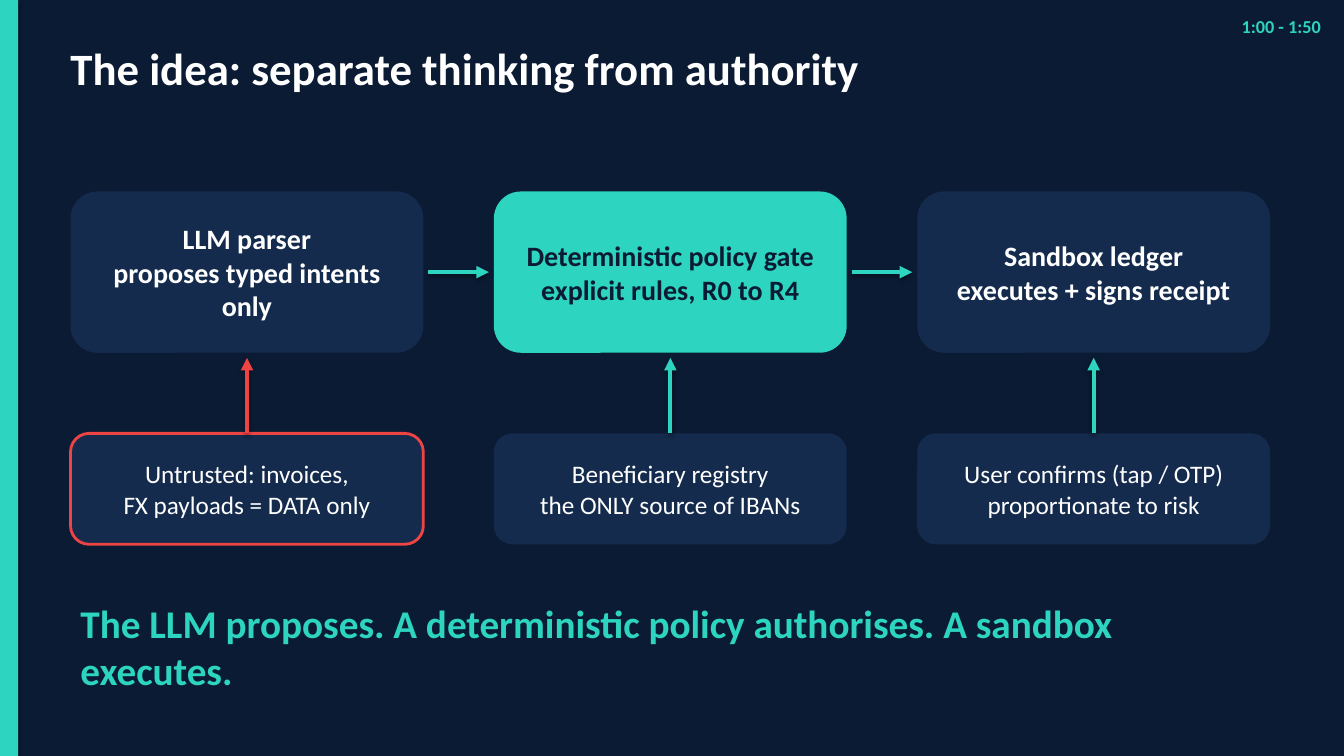
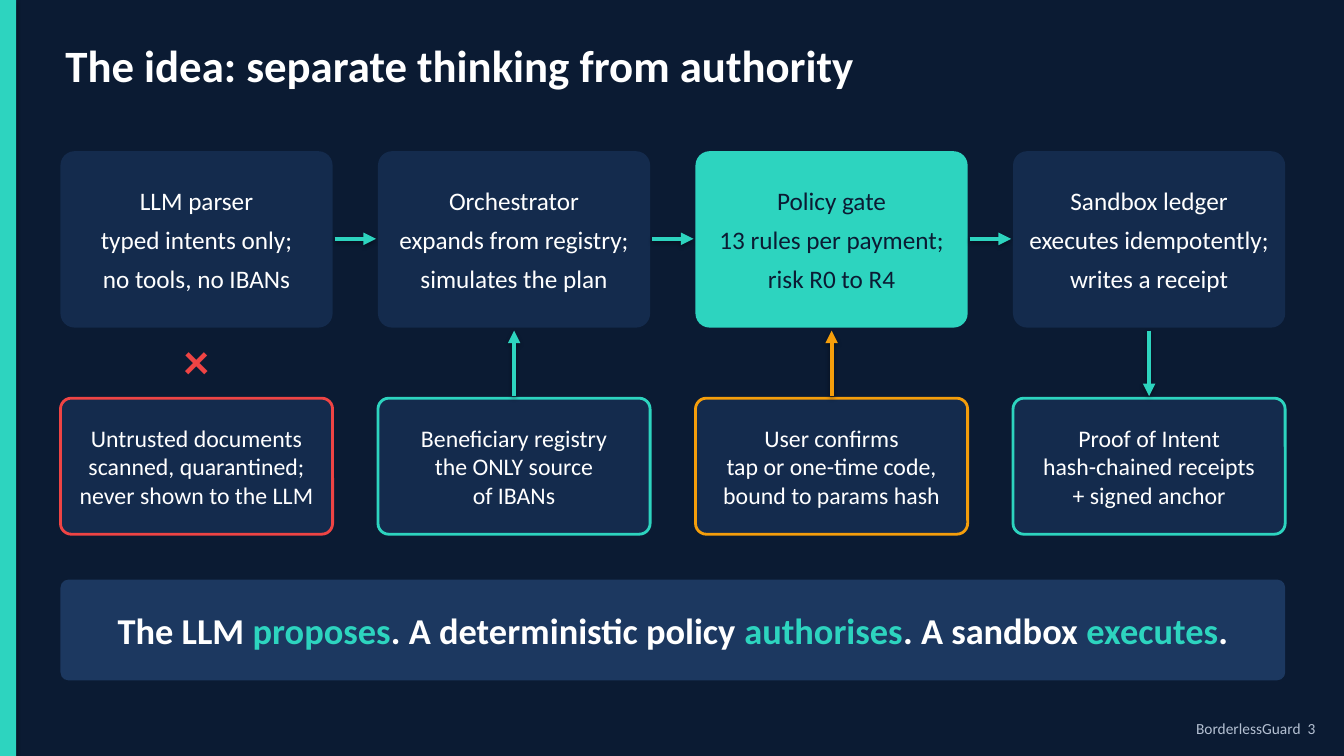
Before and after one commit to Arracheur2Bonnet/Borderless, a slide deck: slide 3 of deliverables/pitch/BorderlessGuard_deck.pptx. Drawn at 1344x756 pixels with LibreOffice and Linux fonts; fonts in the diff are those of the drawing. Boxes give left, top, right and bottom in pixels: in the first picture for what was removed or moved away, otherwise in the second. Text is boxed around its words. In the diff, an @@ line names an element or a change of style, - is before the commit and + after.

```diff
--- a/deliverables/pitch/BorderlessGuard_deck.pptx
+++ b/deliverables/pitch/BorderlessGuard_deck.pptx
@@ text removed at box(1242, 21, 1321, 33) @@
-1:00 - 1:50
@@ text "The idea: separate thinking from ...": place and size @@
-text "The idea: separate thinking from ..." at box(70, 53, 858, 93)
+text "The idea: separate thinking from ..." at box(65, 50, 853, 90)
@@ rounded rectangle "LLM parser": place and size @@
-rounded rectangle "LLM parser" at box(71, 192, 423, 353)
+rounded rectangle "LLM parser" at box(60, 151, 333, 328)
@@ rounded rectangle added at box(378, 151, 650, 328), fill #142B4D, 18 pt, text #FFFFFF @@
+Orchestrator
+expands from registry;
+simulates the plan
@@ proportions changed in 3 elements at box(60, 151, 333, 328), box(1013, 151, 1286, 328), box(696, 151, 968, 328) @@
@@ rounded rectangle "Policy gate": place and size @@
-rounded rectangle "Policy gate" at box(494, 192, 847, 353)
+rounded rectangle "Policy gate" at box(696, 151, 968, 328)
@@ rounded rectangle "Sandbox ledger": place and size @@
-rounded rectangle "Sandbox ledger" at box(918, 192, 1270, 353)
+rounded rectangle "Sandbox ledger" at box(1013, 151, 1286, 328)
@@ text in rounded rectangle at box(140, 194, 253, 214): size 20 to 18 pt, bold off in "LLM parser"; more space between paragraphs @@
@@ text in rounded rectangle at box(719, 192, 944, 288): text changed; size 20 to 18 pt; bold off @@
-Deterministic policy gate
-explicit rules, R0 to R4
+Policy gate
+13 rules per payment;
+risk R0 to R4
@@ text in rounded rectangle at box(1070, 192, 1227, 215): size 20 to 18 pt, bold off in "Sandbox ledger"; more space between paragraphs @@
@@ text in rounded rectangle at box(101, 231, 292, 291): text changed; size 20 to 18 pt; bold off @@
-proposes typed intents only
+typed intents only;
+no tools, no IBANs
@@ arrow moved from (429, 272) - (489, 272) to (335, 239) - (376, 239) @@
@@ arrow moved from (852, 272) - (912, 272) to (652, 239) - (694, 239) @@
@@ arrow added from (970, 239) to (1011, 239), #2DD4BF 3 pt @@
@@ text in rounded rectangle at box(1029, 231, 1268, 292): text changed; size 20 to 18 pt; bold off @@
-executes + signs receipt
+executes idempotently;
+writes a receipt
@@ text added at box(156, 325, 237, 395), 36 pt, text #EF4444, bold @@
+×
@@ arrow removed from (247, 434) to (247, 358) @@
@@ arrow moved from (1094, 434) - (1094, 358) to (514, 396) - (514, 331) @@
@@ arrow added from (832, 396) to (832, 331), #F59E0B 3 pt @@
@@ arrow moved from (670, 434) - (670, 358) to (1149, 331) - (1149, 396) @@
@@ rounded rectangle added at box(60, 398, 333, 534), fill #142B4D, outline #EF4444 2 pt, 17 pt, text #FFFFFF @@
+Untrusted documents
+scanned, quarantined;
+never shown to the LLM
@@ rounded rectangle "Beneficiary registry": place and size @@
-rounded rectangle "Beneficiary registry" at box(494, 434, 847, 544)
+rounded rectangle "Beneficiary registry" at box(378, 398, 650, 534)
@@ rounded rectangle "Beneficiary registry" at box(378, 398, 650, 534): outline none to #2DD4BF 2 pt; proportions changed @@
@@ rounded rectangle added at box(696, 398, 968, 534), fill #142B4D, outline #F59E0B 2 pt, 17 pt, text #FFFFFF @@
+User confirms
+tap or one-time code,
+bound to params hash
@@ rounded rectangle added at box(1013, 398, 1286, 534), fill #142B4D, outline #2DD4BF 2 pt, 17 pt, text #FFFFFF @@
+Proof of Intent
+hash-chained receipts
++ signed anchor
@@ rounded rectangle removed at box(71, 434, 423, 544) @@
-Untrusted: invoices,
-FX payloads = DATA only
@@ text in rounded rectangle at box(421, 430, 607, 451): size 18 to 17 pt in "Beneficiary registry" @@
@@ rounded rectangle removed at box(918, 434, 1270, 544) @@
-User confirms (tap / OTP)
-proportionate to risk
@@ text in rounded rectangle at box(435, 458, 593, 504): text changed; size 18 to 17 pt @@
-the ONLY source of IBANs
+the ONLY source
+of IBANs
@@ rounded rectangle "The LLM proposes. A deterministic ...": place and size @@
-rounded rectangle "The LLM proposes. A deterministic ..." at box(80, 610, 1112, 686)
+rounded rectangle "The LLM proposes. A deterministic ..." at box(60, 580, 1286, 681)
@@ rounded rectangle "The LLM proposes. A deterministic ..." at box(60, 580, 1286, 681): size 28 to 26 pt; text colour #2DD4BF to #FFFFFF in "The LLM proposes. A deterministic policy authorises. ..."; alignment left to centre; vertical alignment top to middle; fill none to #1C3860 @@
@@ text added at box(1196, 723, 1316, 734), 11 pt, text #B4C0D2 @@
+BorderlessGuard 3
```
Also in this commit, not shown: 3 other slides changed, 10 slides added, 9 slides removed, 16 other files.
